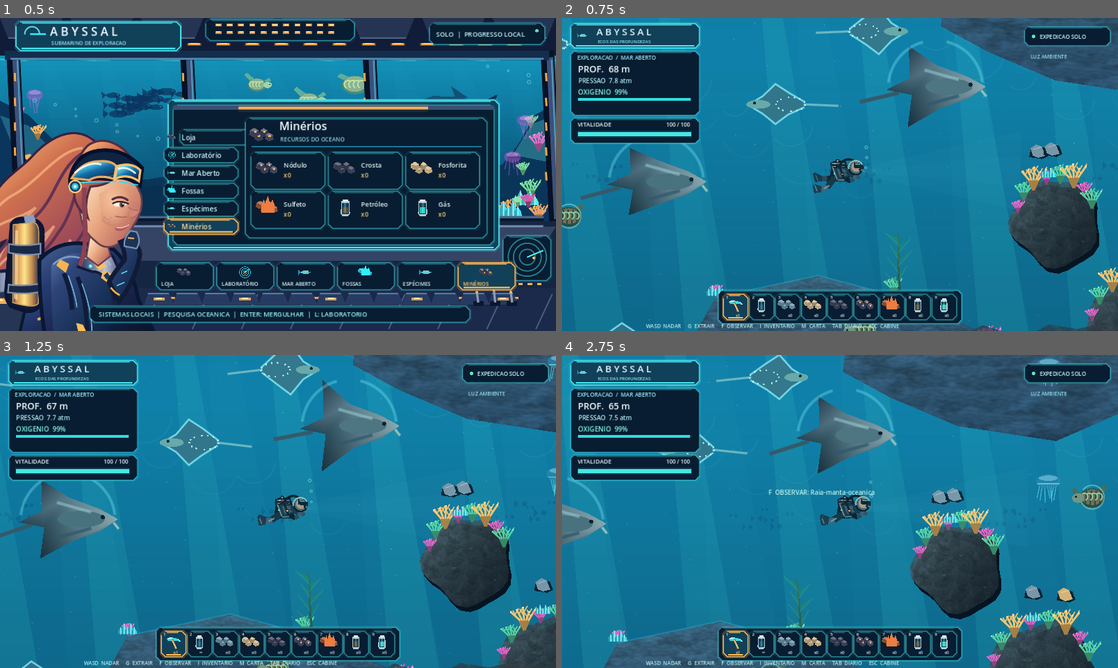
Above: before the commit, frames 1-4 (two rows, left to right).
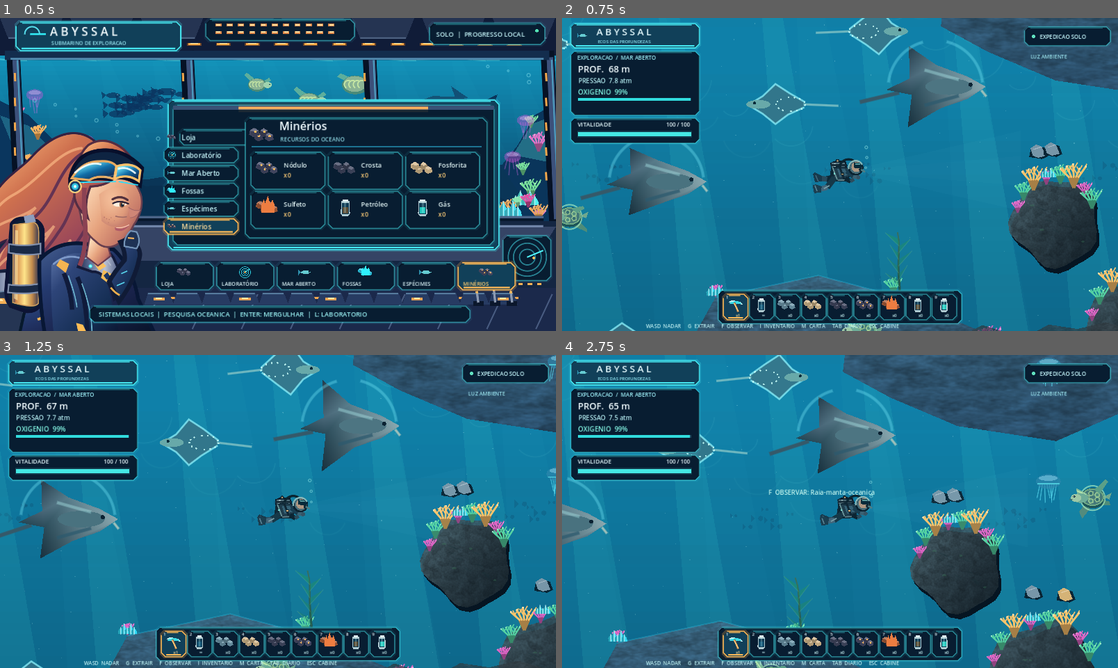
Above: after the commit, the same moments.

Repository: Esaneto/Abyssal
Game: Godot game, scene res://scenes/main.tscn
Two runs of this game, one before a commit and one after it. Both use one fixed random seed, a clock stepped at 60 frames per second and the inputs below.
Inputs (mouse positions are in pixels of both pictures, inside the frame that each line leads up to):
- Up to frame 1 (0.5 s): no input
- Up to frame 2 (0.75 s): tap Enter at 0.5 s; move the mouse to (962, 158) at 0.52 s; hold D (move_right) from 0.53 s (still down); hold G (extract) from 0.53 s (still down); click (962, 158) at 0.67 s
- Up to frame 3 (1.25 s): keep holding D (move_right); keep holding G (extract); tap Space at 0.77, 1.07 s
- Up to frame 4 (2.75 s): release D (move_right) at 1.25 s; release G (extract) at 1.25 s; drag from (728, 527) to (812, 574) at 1.27 s; move the mouse to (895, 442) at 2.02 s; hold D (move_right) from 2.03 s (still down); tap 1 at 2.1 s

Frame 1 is identical in both runs. In frame 2, 0.4% of the frame differs, in the area x 0-58%, y 59-100%; in frame 3, 0.1%; in frame 4, 0.5%, in the area x 34-99%, y 39-100%.

Commit message:
art(godot): redraw green turtle as animated anatomical shell, scutes, limbs and head

Diff:
--- a/godot-client/scripts/marine_ecology.gd
+++ b/godot-client/scripts/marine_ecology.gd
@@ -191,22 +191,42 @@
 			_oval(canvas,Vector2(34,0),Vector2(19,7),Color("#68a9a9"))
 			canvas.draw_circle(Vector2(40,-2),2.3,Color("#0a2b3a"))
 		"turtle":
-			_poly(canvas, [Vector2(-22, -3), Vector2(-40, -27 - breathe * 5), Vector2(-28, -30),
-				Vector2(-6, -13), Vector2(21, -7), Vector2(37, -22 + breathe * 4),
-				Vector2(44, -16), Vector2(20, 7), Vector2(-21, 13)], Color("#436f65"))
-			_oval(canvas, Vector2(-3, 0), Vector2(29, 22), Color("#294e48"))
-			_oval(canvas, Vector2(-3, -2), Vector2(25, 18), Color("#8a7954").lerp(Color("#4e625c"), 0.42))
-			for k in range(4):
-				_line(canvas, Vector2(-23 + k * 11, -16), Vector2(-20 + k * 11, 16), Color("#2c4b44"), 2.2)
-			# Turquoise scales make the natural shell readable in moving water.
-			for k in range(4):
-				var sx := -18.0+float(k)*11.0
-				canvas.draw_arc(Vector2(sx,-3),8.0,PI*0.6,PI*1.72,15,
-					Color(0.58,0.91,0.74,0.82),1.5,true)
-			canvas.draw_arc(Vector2(-3,-2),27,PI*0.12,PI*1.78,32,
-				Color(0.60,0.92,0.82,0.49),2.0,true)
-			_oval(canvas, Vector2(29, 0), Vector2(14, 11), Color("#729582"))
-			canvas.draw_circle(Vector2(34, -3), 2.1, dark)
+			# Anatomical swimming silhouette: separate flippers, scute polygons, head.
+			var flap := sin(time_s * 1.52 + pos.x * 0.004) * 9.0
+			# Far flippers under the shell.
+			_poly(canvas,[Vector2(-18,2),Vector2(-43,17+flap),
+				Vector2(-44,26+flap),Vector2(-7,17)],Color("#4e8c79"))
+			_poly(canvas,[Vector2(9,7),Vector2(27,22-flap),
+				Vector2(20,38-flap),Vector2(-4,17)],Color("#528b7d"))
+			# Pointed little tail behind an asymmetrical but solid oval shell.
+			_poly(canvas,[Vector2(-28,-2),Vector2(-47,-12),Vector2(-42,3)],Color("#6fa88f"))
+			_oval(canvas,Vector2(-4,0),Vector2(29,23),Color("#1c5458"))
+			_oval(canvas,Vector2(-4,-2),Vector2(26,20),Color("#70aa85"))
+			_oval(canvas,Vector2(-4,-2),Vector2(23,17),Color("#437879"))
+			# Five hexagonal shell plates with contrasting thin golden seams.
+			for k in range(5):
+				var theta := TAU*float(k)/5.0
+				var x := -4.0+cos(theta)*13.0
+				var y := -2.0+sin(theta)*9.0
+				_poly(canvas,[Vector2(x-6,y),Vector2(x-3,y-5),Vector2(x+4,y-5),
+					Vector2(x+7,y),Vector2(x+4,y+5),Vector2(x-3,y+5)],
+					Color("#346d72") if k%2==0 else Color("#508d80"))
+				canvas.draw_arc(Vector2(x,y),5.7,0,TAU,6,Color(0.78,0.94,0.63,0.62),1.2,true)
+			canvas.draw_arc(Vector2(-4,0),28,0,TAU,34,Color(0.73,0.99,0.78,0.60),1.9,true)
+			# Near forelimbs rhythmically lift through the water.
+			_poly(canvas,[Vector2(8,-9),Vector2(20,-25-flap),
+				Vector2(34,-32-flap),Vector2(31,-18-flap),
+				Vector2(18,2)],Color("#7db99a"))
+			_line(canvas,Vector2(12,-8),Vector2(31,-25-flap),
+				Color("#b8e7ad"),1.7)
+			_poly(canvas,[Vector2(-20,-9),Vector2(-39,-28+flap),
+				Vector2(-34,-34+flap),Vector2(-8,-19)],Color("#5b9f88"))
+			# Tapered neck, observable eye and living head profile.
+			_oval(canvas,Vector2(24,0),Vector2(18,11),Color("#6dac98"))
+			_oval(canvas,Vector2(34,0),Vector2(12,9),Color("#9dc8a6"))
+			canvas.draw_circle(Vector2(38,-3),2.5,Color("#122b39"))
+			canvas.draw_circle(Vector2(38.6,-3.5),0.9,Color("#d5fff0"))
+			_line(canvas,Vector2(43,4),Vector2(48,3),Color("#386c70"),1.3)
 		"jelly":
 			for j in range(8):
 				var ox := -25.0 + float(j) * 7.0
